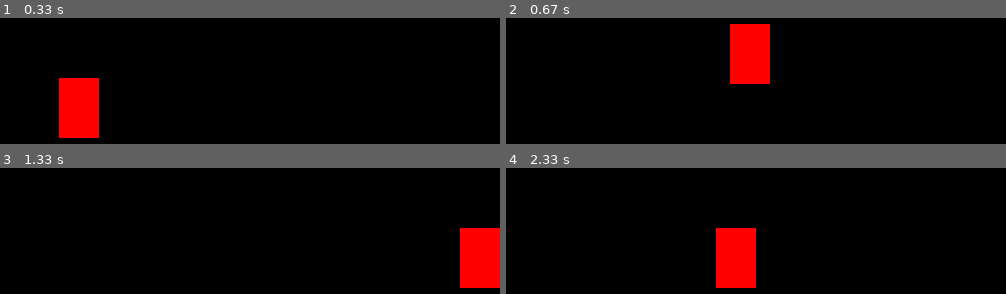
Above: before the commit, frames 1-4 (two rows, left to right).
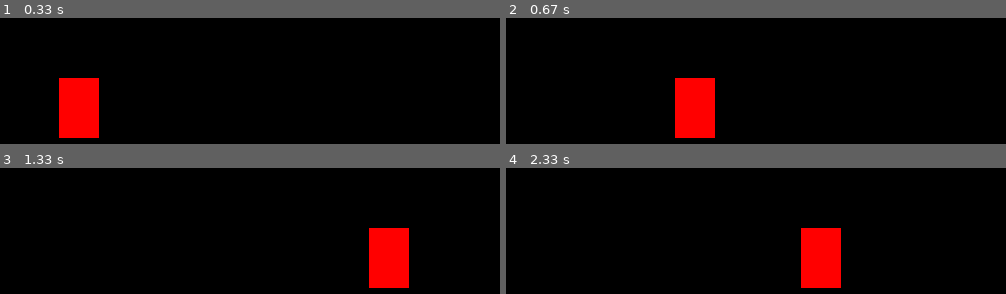
Above: after the commit, the same moments.

Repository: bew030/fancy-python
Game: pygame game, started from learning_pygame.py
Same seed, same stepped clock (60 frames per second), same inputs: the game is played once before the commit and once after it.
Inputs:
- Up to frame 1 (0.33 s): no input
- Up to frame 2 (0.67 s): hold Space from 0.33 s (still down); hold Right from 0.33 s (still down)
- Up to frame 3 (1.33 s): release Space at 0.8 s; release Right at 0.8 s; hold Right 0.83-1.3 s
- Up to frame 4 (2.33 s): hold Right 1.33-1.8 s; hold Left from 1.83 s (still down)

Frame 1 is identical in both runs. In frame 2, 7.6% of the frame differs, in the area x 33-53%, y 4-96%; in frame 3, 7.6%; in frame 4, 7.6%.

Commit message:
added realistic jump mode

Diff:
--- a/learning_pygame.py
+++ b/learning_pygame.py
@@ -15,10 +15,11 @@
 
 isJump = False
 jumpCount = 10
+realistic = True
 # main loop
 run = True
 while run:
-    pygame.time.delay(10) # milleseconds
+    pygame.time.delay(15) # milleseconds
     for event in pygame.event.get(): # get a list of all the events that happen
         if event.type == pygame.QUIT:
             run = False
@@ -44,15 +45,20 @@
     '''
     if not isJump:
         if keys[pygame.K_SPACE]:
-            print('jumping!')
             isJump = True
     else:
         if jumpCount >= -10:
-            if jumpCount < 0:
-                y -= jumpCount
+            if realistic:
+                difference = (jumpCount**2)/5 # more realistic parabolic motion; set a gui button in the future that gives you the option to make it more realistic or not
+                if jumpCount < 0:
+                    y += difference
+                else:
+                    y -= difference
+                jumpCount -= 1
             else:
-                y -= jumpCount
-            jumpCount -= 1
+                difference = jumpCount
+                y -= difference
+                jumpCount -=1
         else:
             isJump = False
             jumpCount = 10
